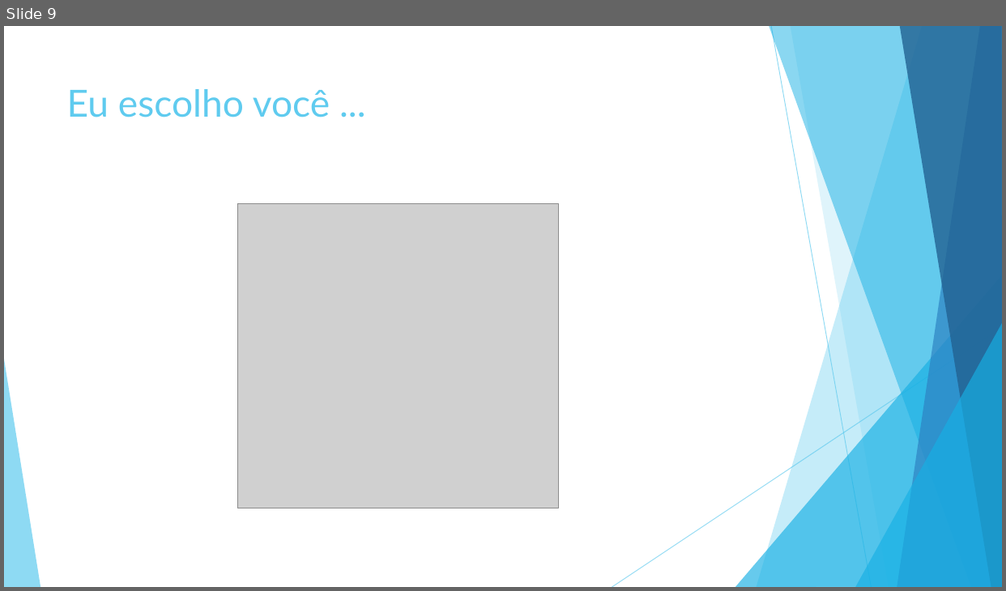
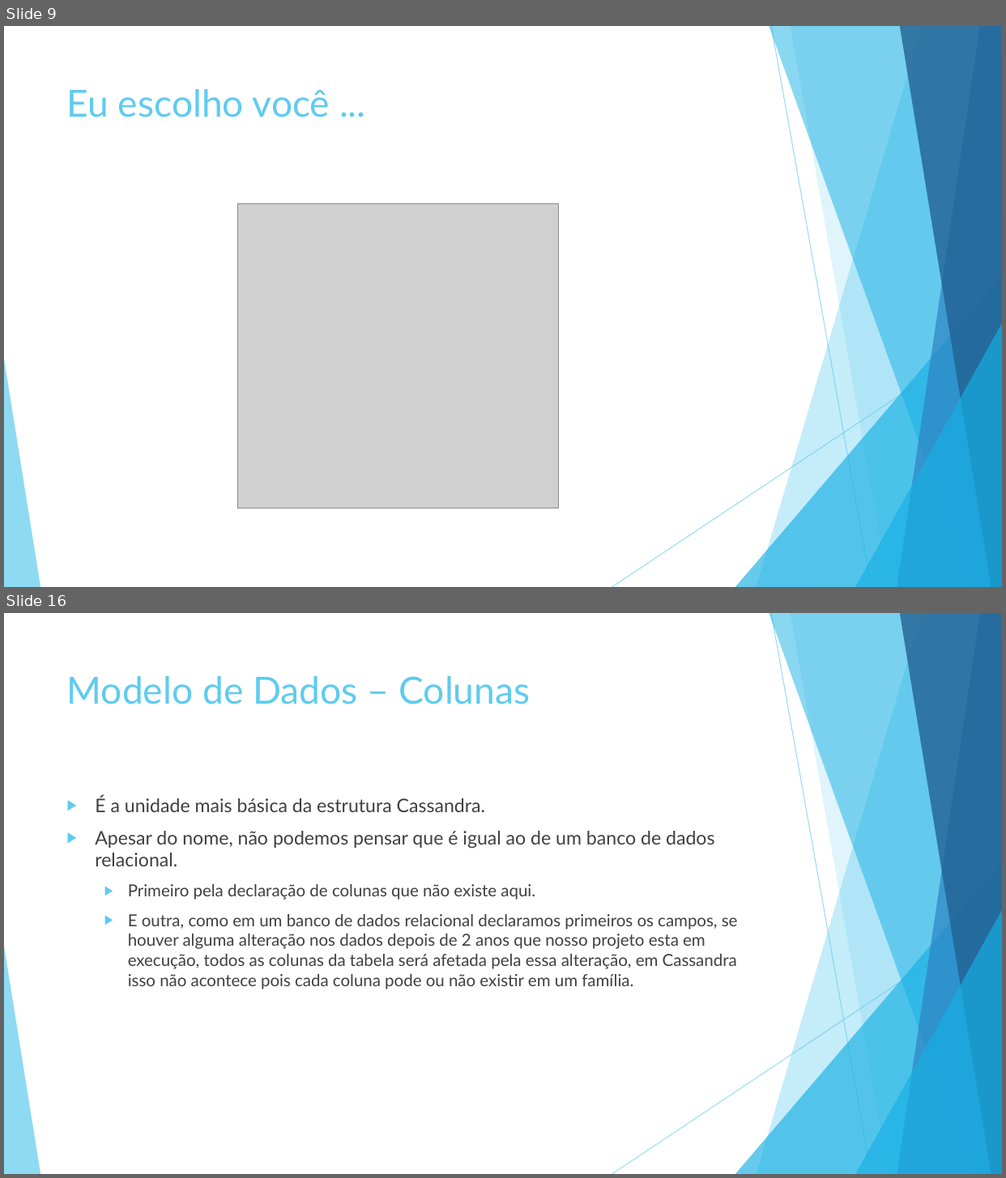
Before and after one commit to luiscferraz/bd-penitenciaria, a slide deck: Seminario/NoSQL.pptx. Shown one above the other, each under a label of ours: slide 9 before the commit, slides 9 and 16 after it; the slides between them are not shown. The pictures are 1006x591 and 1006x1178 pixels, drawn with LibreOffice and Linux fonts; fonts in the diff are those of the drawing; grey boxes stand for pictures. Boxes give left, top, right and bottom in pixels: in the first picture for what was removed or moved away, otherwise in the second. Text is boxed around its words. In the diff, an @@ line names an element or a change of style, - is before the commit and + after.

```diff
--- a/Seminario/NoSQL.pptx
+++ b/Seminario/NoSQL.pptx
@@ slide 16 added at <box>4,613,1002,1174</box>, background #FFFFFF; not listed: 10 template elements that a slide beside it also shows @@
@@ title added at <box>67,676,530,705</box>, 36 pt, text #5FCBEF @@
+Modelo de Dados – Colunas
@@ text added at <box>95,795,738,990</box>, 16 pt, text #404040 @@
+▶ É a unidade mais básica da estrutura Cassandra.
+▶ Apesar do nome, não podemos pensar que é igual ao de um banco de dados relacional.
+  ▶ Primeiro pela declaração de colunas que não existe aqui.
+  ▶ E outra, como em um banco de dados relacional declaramos primeiros os campos, se houver alguma alteração nos dados depois de 2 anos que nosso projeto esta em execução, todos as colunas da tabela será afetada pela essa alteração, em Cassandra isso não acontece pois cada coluna pode ou não existir em um família.
```
Also in this commit, not shown: 8 other slides added, 1 slide removed.
